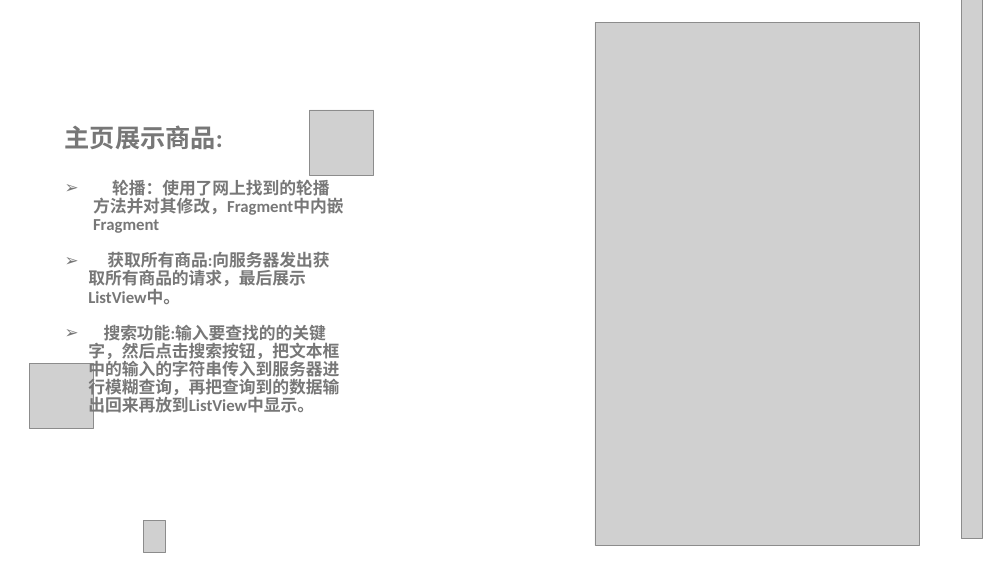
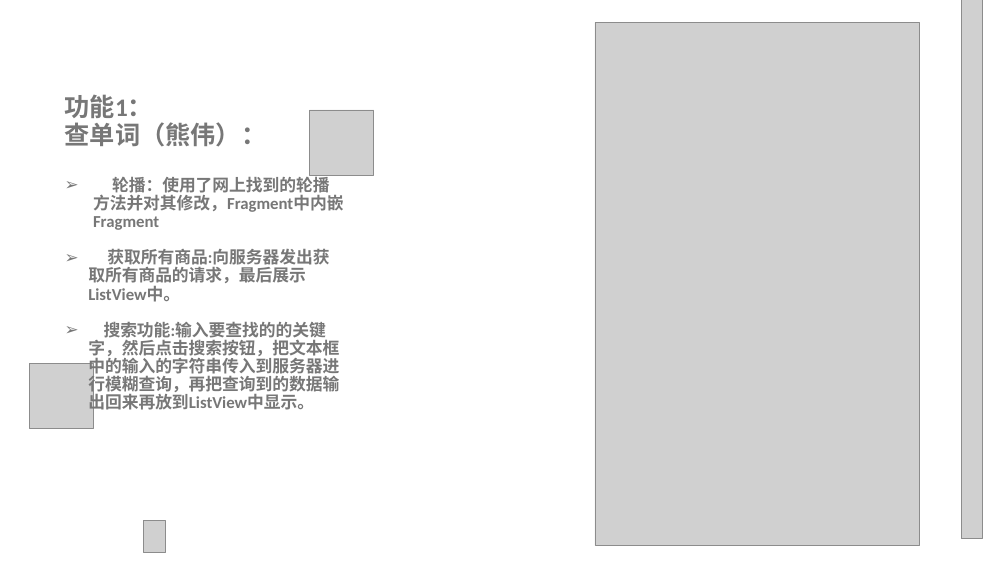
Before and after one commit to CC1AH/SummerTraining, a slide deck: slide 4 of 项目答辩总ppt.pptx (slide 5 before the commit). Drawn at 1008x567 pixels with LibreOffice and Linux fonts; fonts in the diff are those of the drawing; grey boxes stand for pictures; background and template pictures are left out. Boxes give left, top, right and bottom in pixels: in the first picture for what was removed or moved away, otherwise in the second. Text is boxed around its words. In the diff, an @@ line names an element or a change of style, - is before the commit and + after.

```diff
--- a/项目答辩总ppt.pptx
+++ b/项目答辩总ppt.pptx
@@ text at (65, 94, 267, 147): text changed @@
-主页展示商品:
+功能1：
+查单词（熊伟）：
```
Also in this commit, not shown: 4 slides added, 19 slides removed, 2 other files.
